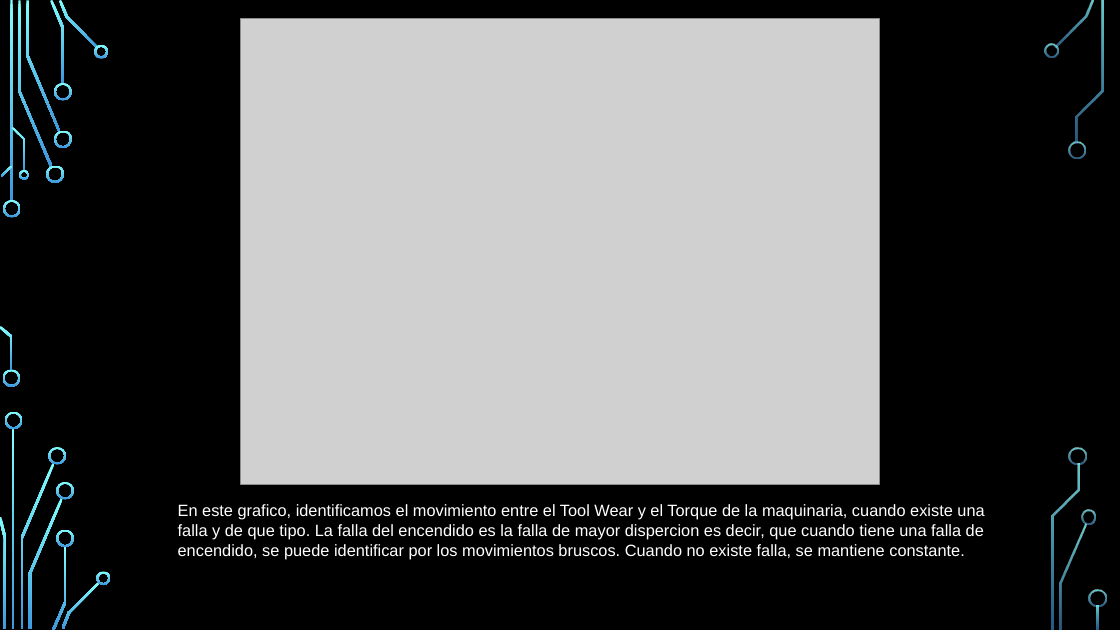
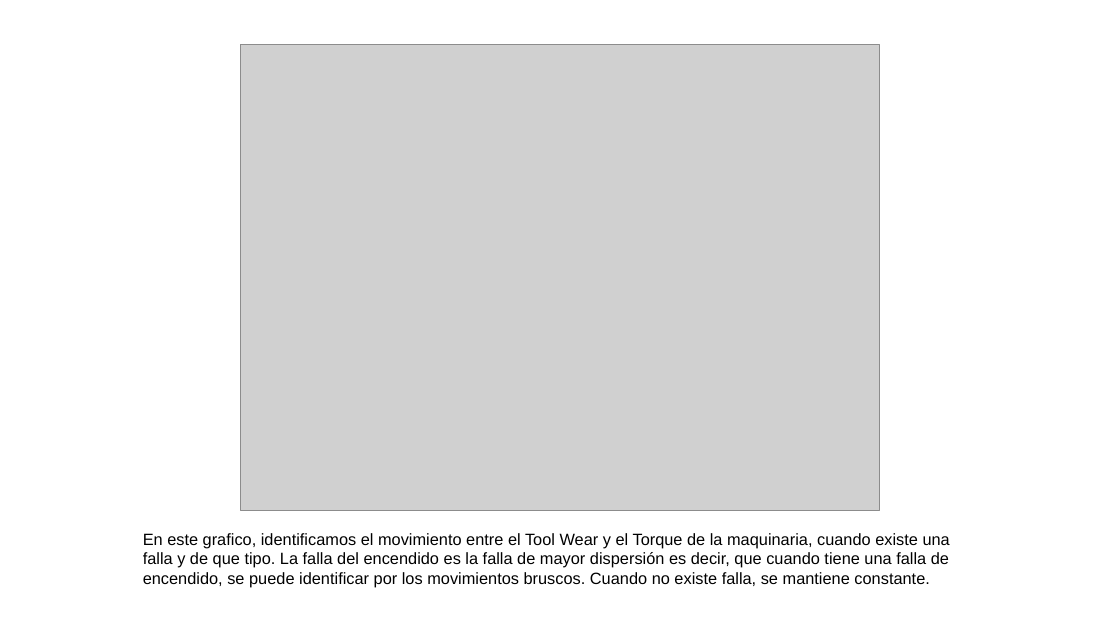
Before and after one commit to jhonnydss/Project_Maintenance, a slide deck: slide 10 of Proyecto_2.pptx (slide 9 before the commit). Drawn at 1120x630 pixels with LibreOffice and Linux fonts; fonts in the diff are those of the drawing; grey boxes stand for pictures; background and template pictures are left out. Boxes give left, top, right and bottom in pixels: in the first picture for what was removed or moved away, otherwise in the second. Text is boxed around its words. In the diff, an @@ line names an element or a change of style, - is before the commit and + after.

```diff
--- a/Proyecto_2.pptx
+++ b/Proyecto_2.pptx
@@ background picture (left out) to #FFFFFF @@
@@ picture: place and size @@
-picture at (241,18,880,485)
+picture at (241,45,880,511)
@@ text at (143,533,950,588): text changed; text colour #FFFFFF to #000000 @@
-En este grafico, identificamos el movimiento entre el Tool Wear y el Torque de la maquinaria, cuando existe una falla y de que tipo. La falla del encendido es la falla de mayor dispercion es decir, que cuando tiene una falla de encendido, se puede identificar por los movimientos bruscos. Cuando no existe falla, se mantiene constante.
+En este grafico, identificamos el movimiento entre el Tool Wear y el Torque de la maquinaria, cuando existe una falla y de que tipo. La falla del encendido es la falla de mayor dispersión es decir, que cuando tiene una falla de encendido, se puede identificar por los movimientos bruscos. Cuando no existe falla, se mantiene constante.
@@ group removed at (0,0,1107,630): 33 freeform shapes, 3 rectangles @@
```
Also in this commit, not shown: 15 other slides changed, 4 slides added, 1 slide removed.
